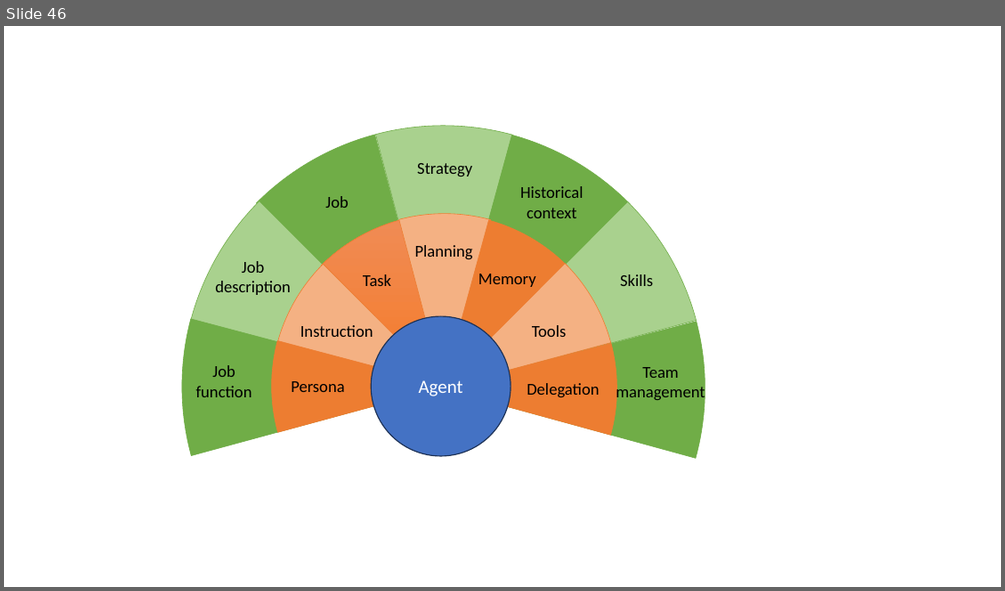
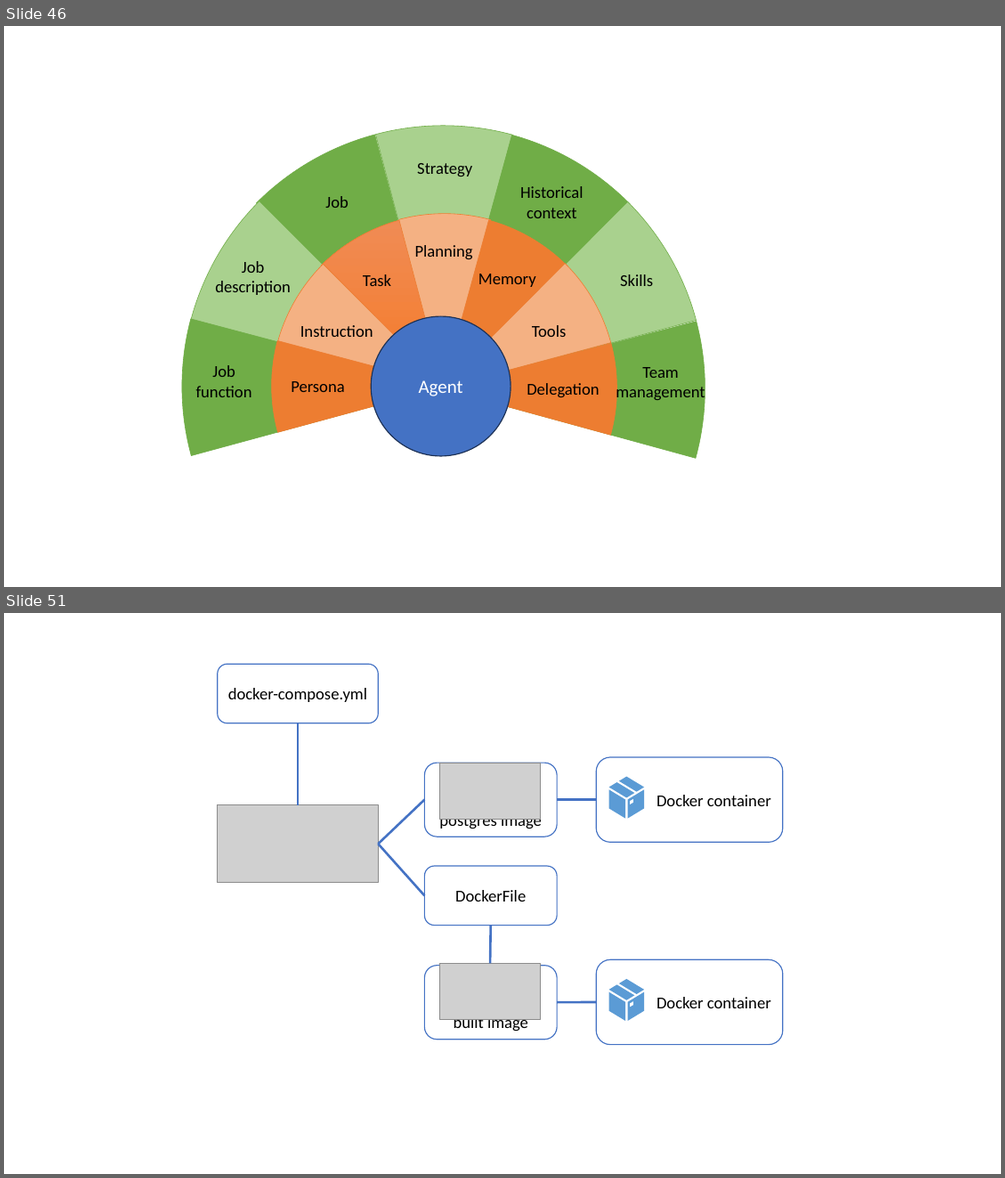
Before and after one commit to edinburgh-napier/SET09102, a slide deck: images/graphics.pptx. Shown one above the other, each under a label of ours: slide 46 before the commit, slides 46 and 51 after it; the slides between them are not shown. The pictures are 1005x591 and 1005x1178 pixels, drawn with LibreOffice and Linux fonts; fonts in the diff are those of the drawing; grey boxes stand for pictures. Boxes give left, top, right and bottom in pixels: in the first picture for what was removed or moved away, otherwise in the second. Text is boxed around its words. In the diff, an @@ line names an element or a change of style, - is before the commit and + after.

```diff
--- a/images/graphics.pptx
+++ b/images/graphics.pptx
@@ slide 51 added at (4,613,1001,1174), background #FFFFFF @@
@@ rounded rectangle added at (217,664,378,723), fill #FFFFFF, outline #4472C4 1 pt, 16 pt, text #000000 @@
+docker-compose.yml
@@ line added from (298, 723) to (298, 805), #4472C4 2.25 pt @@
@@ rounded rectangle added at (424,763,557,836), fill #FFFFFF, outline #4472C4 1 pt, 16 pt, text #000000 @@
+postgres image
@@ picture added at (440,763,540,819) @@
@@ rounded rectangle added at (596,757,783,843), fill #FFFFFF, outline #4472C4 1 pt, 16 pt, text #000000 @@
+Docker container
@@ group added at (609,777,644,819): 4 freeform shapes @@
@@ picture added at (217,805,378,882) @@
@@ line added from (378, 844) to (424, 800), #4472C4 2.25 pt @@
@@ line added from (557, 800) to (596, 800), #4472C4 2.25 pt @@
@@ line added from (378, 844) to (424, 896), #4472C4 2.25 pt @@
@@ rounded rectangle added at (424,866,557,925), fill #FFFFFF, outline #4472C4 1 pt, 16 pt, text #000000 @@
+DockerFile
@@ line added from (491, 925) to (490, 963), #4472C4 2.25 pt @@
@@ rounded rectangle added at (596,959,783,1045), fill #FFFFFF, outline #4472C4 1 pt, 16 pt, text #000000 @@
+Docker container
@@ rounded rectangle added at (424,965,557,1039), fill #FFFFFF, outline #4472C4 1 pt, 16 pt, text #000000 @@
+built image
@@ picture added at (440,963,540,1019) @@
@@ line added from (596, 1002) to (557, 1002), #4472C4 2.25 pt @@
@@ group added at (609,979,644,1022): 4 freeform shapes @@
```
Also in this commit, not shown: 1 other slide added, 24 other files.
